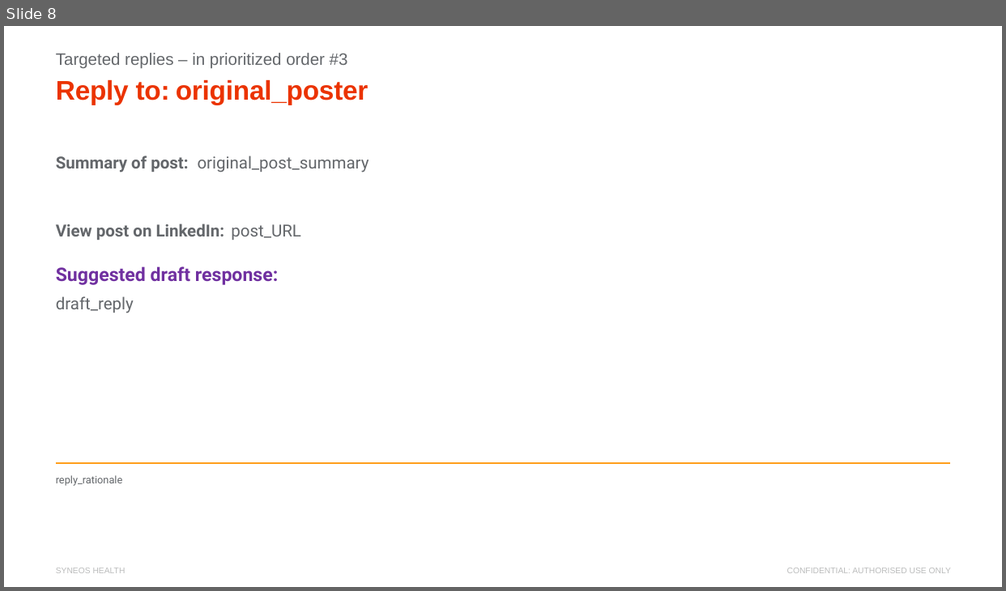
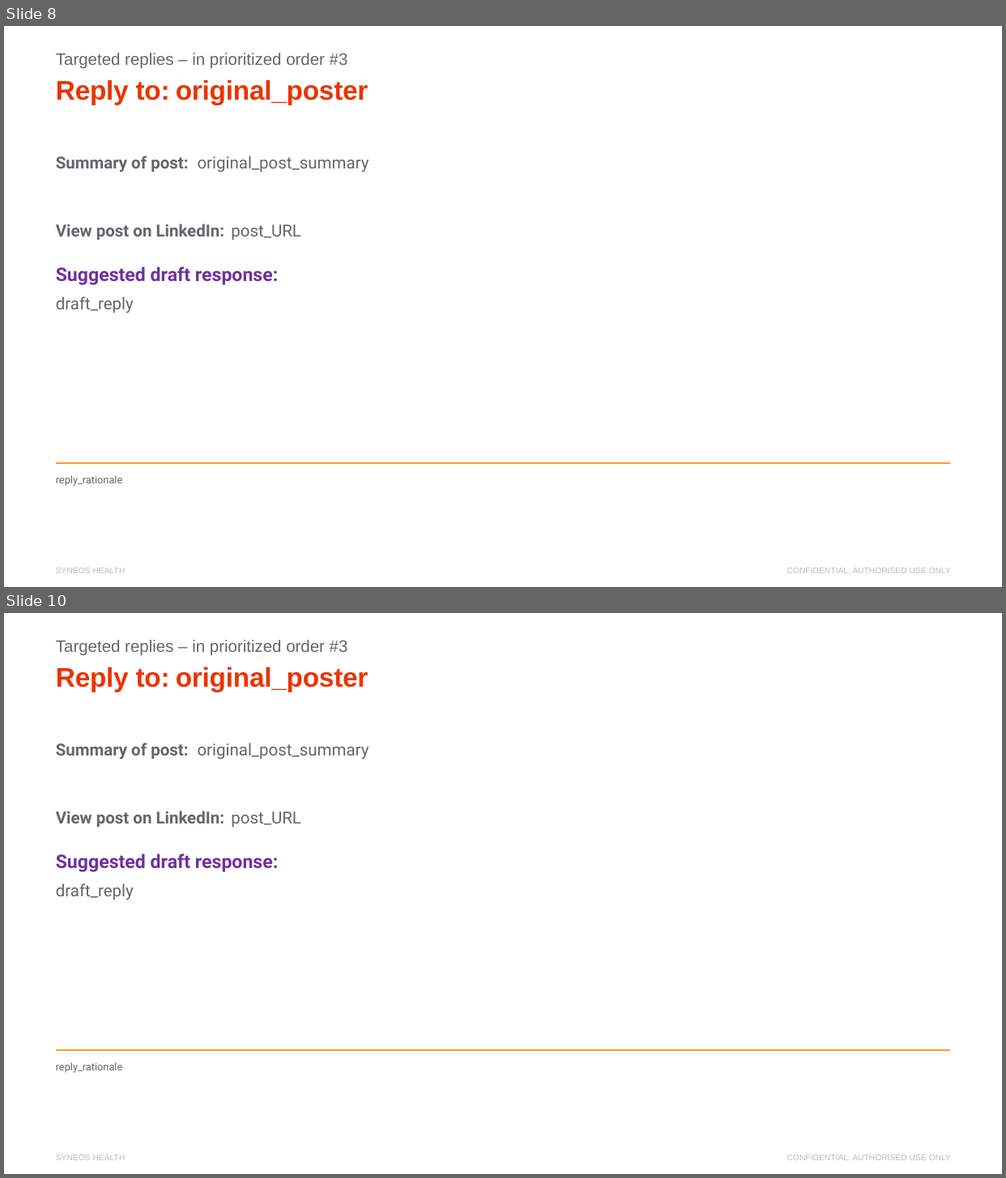
Before and after one commit to xpistos90210/templates, a slide deck: Linkedin_Master_Template.pptx. Shown one above the other, each under a label of ours: slide 8 before the commit, slides 8 and 10 after it; the slides between them are not shown. The pictures are 1006x591 and 1006x1178 pixels, drawn with LibreOffice and Linux fonts; fonts in the diff are those of the drawing; background and template pictures are left out. Boxes give left, top, right and bottom in pixels: in the first picture for what was removed or moved away, otherwise in the second. Text is boxed around its words. In the diff, an @@ line names an element or a change of style, - is before the commit and + after.

```diff
--- a/Linkedin_Master_Template.pptx
+++ b/Linkedin_Master_Template.pptx
@@ slide 10 added at (4,613,1002,1174), background #FFFFFF; not listed: 2 template elements that a slide beside it also shows @@
@@ text added at (56,640,348,656), 16 pt, text #63666A @@
+Targeted replies – in prioritized order #3
@@ title added at (56,666,170,692), 26 pt, text #EB3300, bold @@
+Reply to:
@@ text added at (176,666,368,692), 26 pt, text #EB3300, bold @@
+original_poster
@@ text added at (56,743,188,760), 16 pt, text #63666A, bold @@
+Summary of post:
@@ text added at (198,743,369,760), 16 pt, text #63666A @@
+original_post_summary
@@ text added at (56,811,224,827), 16 pt, text #63666A, bold @@
+View post on LinkedIn:
@@ text added at (231,811,301,827), 16 pt, text #63666A @@
+post_URL
@@ text added at (56,854,278,872), 18 pt, text #7030A0, bold @@
+Suggested draft response:
@@ text added at (56,884,134,901), 16 pt, text #63666A @@
+draft_reply
@@ text added at (56,1063,123,1073), 10 pt, text #63666A @@
+reply_rationale
@@ line added from (56, 1050) to (950, 1050), #FF9E1B 1.75 pt @@
```
Also in this commit, not shown: 1 other slide added.
